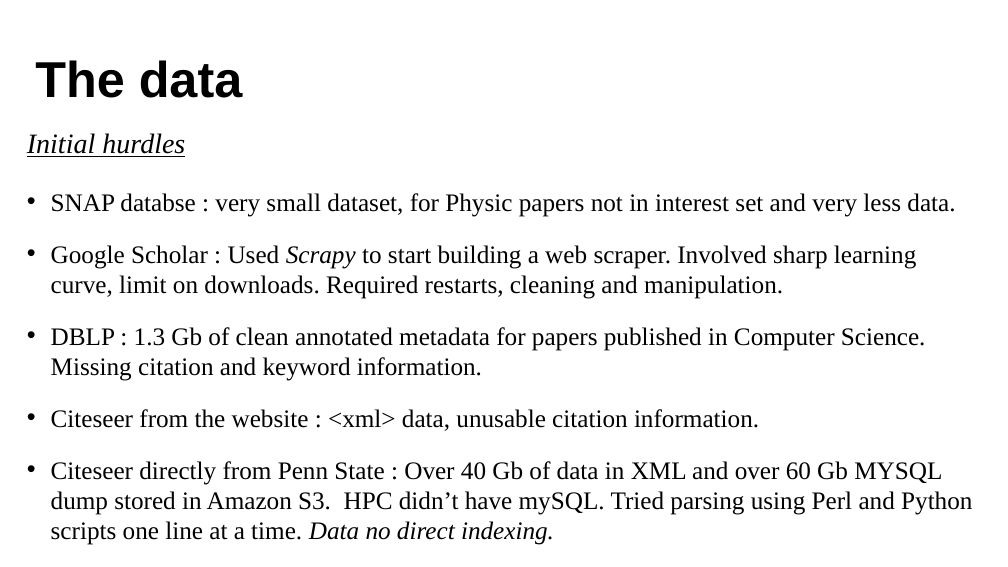
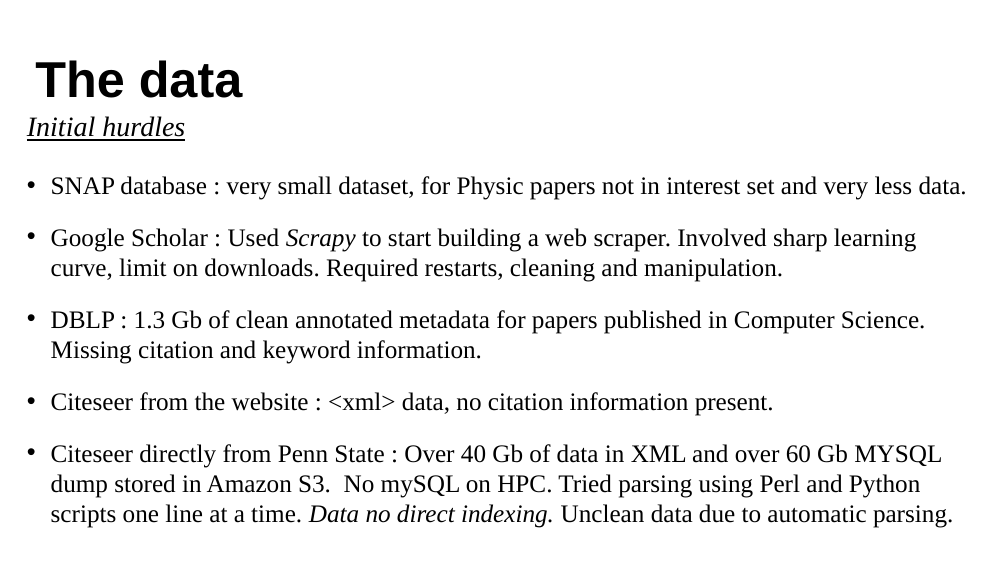
Before and after one commit to ag3859/RTBDProject, a slide deck: slide 4 of RTBD.pptx. Drawn at 1008x567 pixels with LibreOffice and Linux fonts; fonts in the diff are those of the drawing. Boxes give left, top, right and bottom in pixels: in the first picture for what was removed or moved away, otherwise in the second. Text is boxed around its words. In the diff, an @@ line names an element or a change of style, - is before the commit and + after.

```diff
--- a/RTBD.pptx
+++ b/RTBD.pptx
@@ text "Initial hurdles": place and size @@
-text "Initial hurdles" at (27, 133, 972, 545)
+text "Initial hurdles" at (27, 116, 967, 528)
@@ text at (51, 176, 967, 200): text changed @@
-• SNAP databse : very small dataset, for Physic papers not in interest set and very less data.
+• SNAP database : very small dataset, for Physic papers not in interest set and very less data.
@@ text at (51, 392, 953, 528): text changed @@
-• Citeseer from the website : <xml> data, unusable citation information.
-• Citeseer directly from Penn State : Over 40 Gb of data in XML and over 60 Gb MYSQL dump stored in Amazon S3. HPC didn’t have mySQL. Tried parsing using Perl and Python scripts one line at a time. Data no direct indexing.
+• Citeseer from the website : <xml> data, no citation information present.
+• Citeseer directly from Penn State : Over 40 Gb of data in XML and over 60 Gb MYSQL dump stored in Amazon S3. No mySQL on HPC. Tried parsing using Perl and Python scripts one line at a time. Data no direct indexing. Unclean data due to automatic parsing.
```
Also in this commit, not shown: 4 other slides changed, 5 slides added, 3 slides removed, 1 other file.
